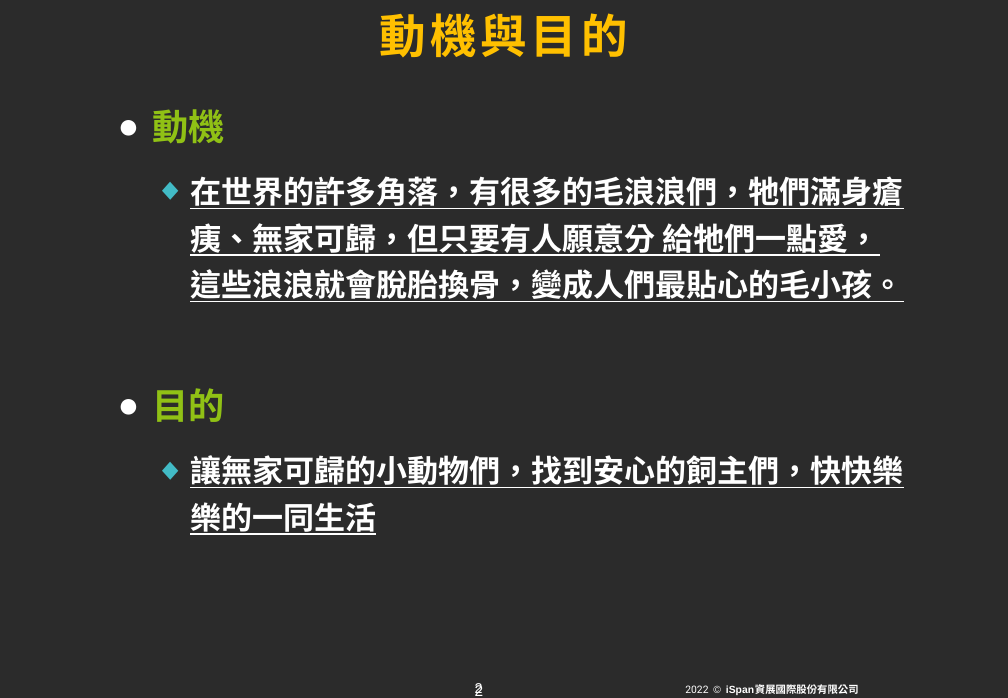
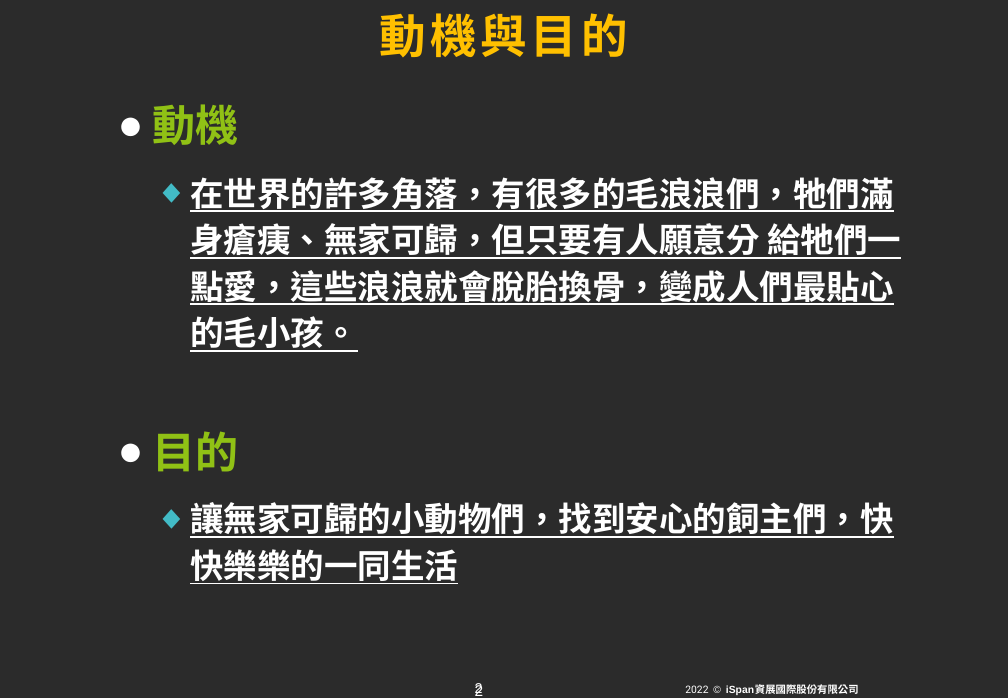
Before and after one commit to Yuchiaoniu/wandering, a slide deck: slide 3 of 葉登發/第四組 浪跡天涯（公版).pptx. Drawn at 1008x698 pixels with LibreOffice and Linux fonts; fonts in the diff are those of the drawing; background and template pictures are left out; a plain dark background stands for a picture behind light text. Boxes give left, top, right and bottom in pixels: in the first picture for what was removed or moved away, otherwise in the second. Text is boxed around its words. In the diff, an @@ line names an element or a change of style, - is before the commit and + after.

```diff
--- a/葉登發/第四組 浪跡天涯（公版).pptx
+++ b/葉登發/第四組 浪跡天涯（公版).pptx
@@ text "動機" at box(153, 104, 901, 584): size 28 to 33.3 pt in "動機", "目的"; size 24 to 25.9 pt; line spacing 1 to 0.9 @@
```
Also in this commit, not shown: 8 other slides changed, 1 slide added, 1 slide removed.
